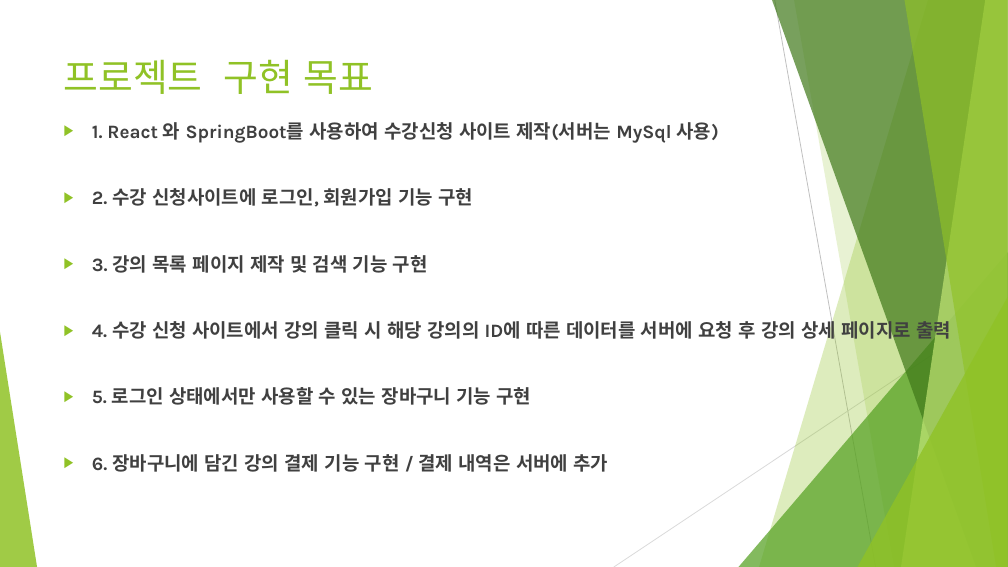
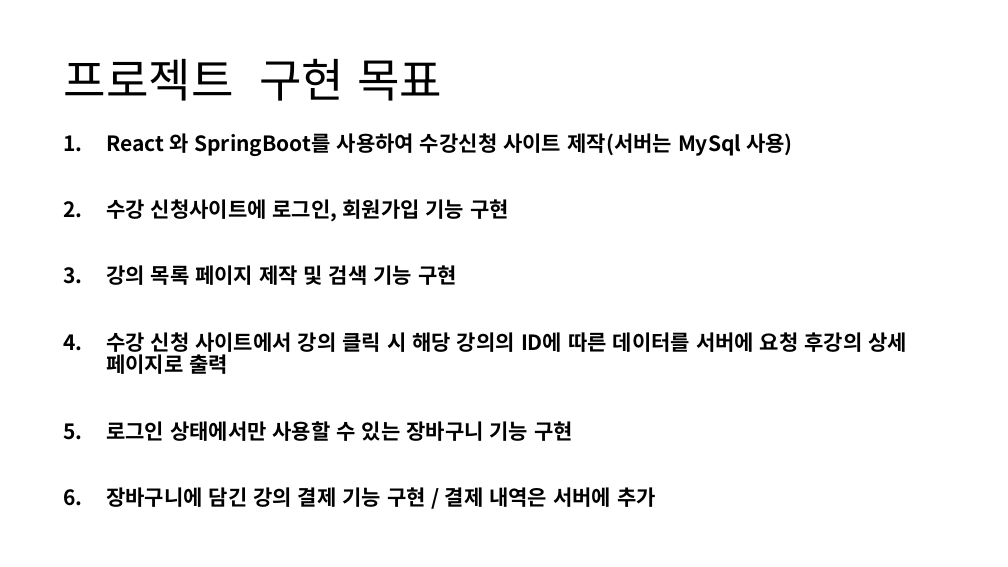
Before and after one commit to NALASAI/SelfIntroduction, a slide deck: slide 4 of 온라인 강의 사이트(BE).pptx. Drawn at 1008x567 pixels with LibreOffice and Linux fonts; fonts in the diff are those of the drawing. Boxes give left, top, right and bottom in pixels: in the first picture for what was removed or moved away, otherwise in the second. Text is boxed around its words. In the diff, an @@ line names an element or a change of style, - is before the commit and + after.

Commit message:
포트폴리오 추가 적용

```diff
--- a/온라인 강의 사이트(BE).pptx
+++ b/온라인 강의 사이트(BE).pptx
@@ title "프로젝트 구현 목표" at (64,58,442,101): size 36 to 44 pt, font Karla to Noto Sans CJK KR, text colour #90C226 to #000000; line spacing 1 to 0.9; vertical alignment top to middle @@
@@ text "React 와 SpringBoot를 사용하여 수강신청 ..." at (106,133,907,507): vertical alignment top to middle @@
@@ text at (106,133,907,507): text changed; size 18 to 20 pt; font Karla to Noto Sans CJK KR; text colour #404040 to #000000 @@
-▶ 1. React 와 SpringBoot를 사용하여 수강신청 사이트 제작(서버는 MySql 사용)
-▶ 2. 수강 신청사이트에 로그인, 회원가입 기능 구현
-▶ 3. 강의 목록 페이지 제작 및 검색 기능 구현
-▶ 4. 수강 신청 사이트에서 강의 클릭 시 해당 강의의 ID에 따른 데이터를 서버에 요청 후 강의 상세 페이지로 출력
-▶ 5. 로그인 상태에서만 사용할 수 있는 장바구니 기능 구현
-▶ 6. 장바구니에 담긴 강의 결제 기능 구현 / 결제 내역은 서버에 추가
+1. React 와 SpringBoot를 사용하여 수강신청 사이트 제작(서버는 MySql 사용)
+2. 수강 신청사이트에 로그인, 회원가입 기능 구현
+3. 강의 목록 페이지 제작 및 검색 기능 구현
+4. 수강 신청 사이트에서 강의 클릭 시 해당 강의의 ID에 따른 데이터를 서버에 요청 후강의 상세 페이지로 출력
+5. 로그인 상태에서만 사용할 수 있는 장바구니 기능 구현
+6. 장바구니에 담긴 강의 결제 기능 구현 / 결제 내역은 서버에 추가
@@ group removed at (0,0,1008,567): 5 freeform shapes, 3 triangles, 2 lines @@
```
Also in this commit, not shown: 36 other slides changed, 2 slides added.
